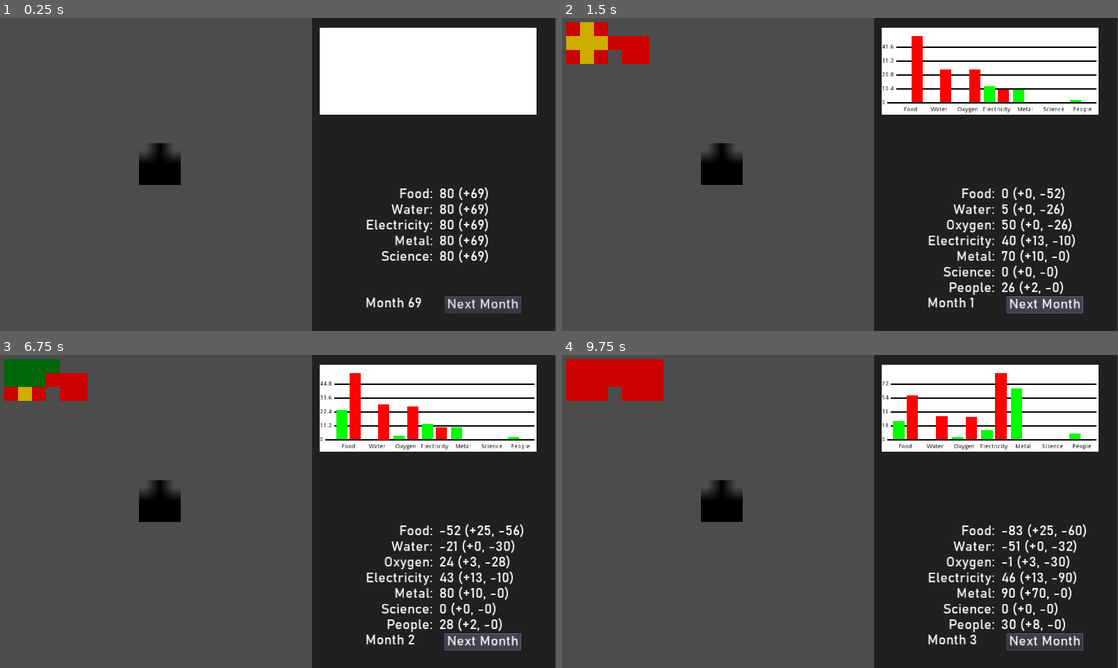
Above: before the commit, frames 1-4 (two rows, left to right).
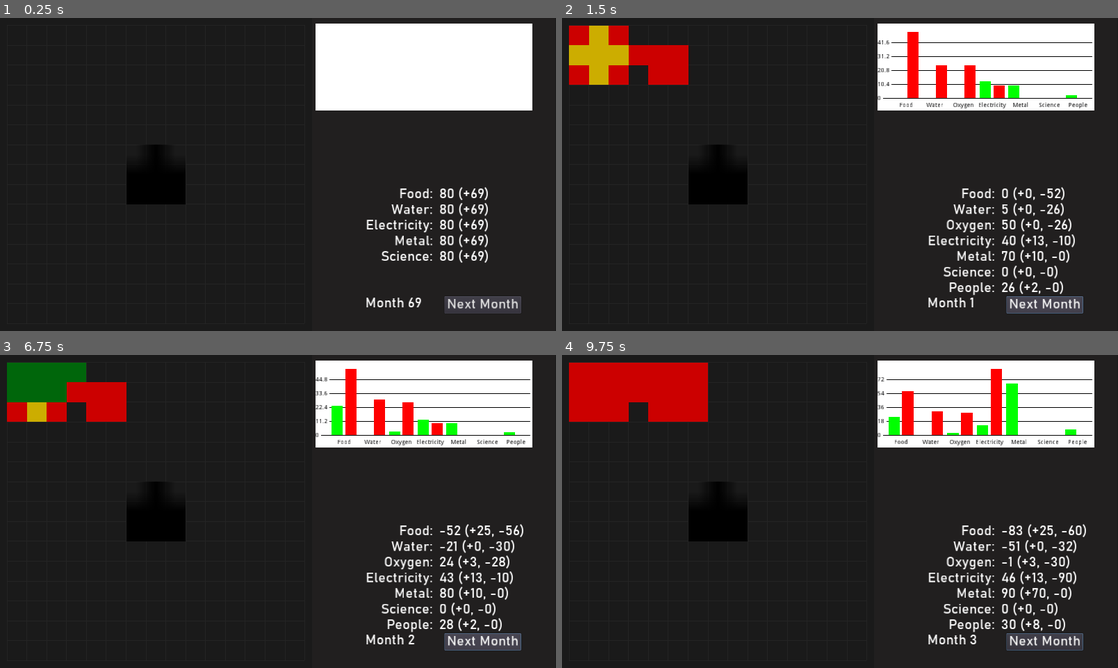
Above: after the commit, the same moments.

Repository: sirknightj/CEV-1
Game: Godot game, scene res://scenes/MainGameScene.tscn
The game is run twice, just before and just after one commit, with the same random seed, the same clock (stepped at 60 frames per second) and the same inputs.
Inputs (mouse positions are in pixels of both pictures, inside the frame that each line leads up to):
- Up to frame 1 (0.25 s): no input
- Up to frame 2 (1.5 s): click "Next Month" at 0.5 s; click "Next Month" at 1.25 s
- Up to frame 3 (6.75 s): click (355, 414) at 2 s; click (361, 414) at 2.75 s; click (355, 433) at 3.5 s; click (355, 414) at 4.25 s; click (361, 414) at 5 s; click (355, 433) at 5.75 s; click "Next Month" at 6.5 s
- Up to frame 4 (9.75 s): click (917, 414) at 7.25 s; click (923, 414) at 8 s; click (917, 433) at 8.75 s; tap Enter at 9.5 s; drag from (723, 486) to (573, 367) at 9.52 s

The runs differ from the first frame. In frame 1, 57% of the frame differs, in the area x 0-100%, y 0-100%; in frame 2, 59%; in frame 3, 59%; in frame 4, 58%.

Commit message:
Changeable grid size and camera

Diff:
--- a/source/project.godot
+++ b/source/project.godot
@@ -86,4 +86,5 @@
 [rendering]
 
 quality/driver/driver_name="GLES2"
+environment/default_clear_color=Color( 0.101961, 0.101961, 0.101961, 1 )
 environment/default_environment="res://default_env.tres"
--- a/source/scenes/Building.tscn
+++ b/source/scenes/Building.tscn
@@ -3,6 +3,7 @@
 [ext_resource path="res://scripts/Building.gd" type="Script" id=1]
 
 [node name="Building" type="Node2D"]
+z_index = 5
 script = ExtResource( 1 )
 
 [node name="Shadow" type="Node2D" parent="."]
--- a/source/scenes/MainGameScene.tscn
+++ b/source/scenes/MainGameScene.tscn
@@ -1,5 +1,6 @@
-[gd_scene load_steps=6 format=2]
+[gd_scene load_steps=7 format=2]
 
+[ext_resource path="res://scripts/Grid.gd" type="Script" id=1]
 [ext_resource path="res://scenes/Sidebar.tscn" type="PackedScene" id=2]
 [ext_resource path="res://scenes/buildings/CityCenter.tscn" type="PackedScene" id=3]
 [ext_resource path="res://scripts/MainGameScene.gd" type="Script" id=4]
@@ -7,22 +8,28 @@
 [ext_resource path="res://scripts/Graph.gd" type="Script" id=6]
 
 [node name="MainGameScene" type="Node2D"]
-position = Vector2( 10, 10 )
 script = ExtResource( 4 )
 
-[node name="Sidebar" parent="." instance=ExtResource( 2 )]
-margin_left = 708.0
-margin_top = -10.0
-margin_right = 708.0
-margin_bottom = -10.0
-
 [node name="CityCenter" parent="." instance=ExtResource( 3 )]
-position = Vector2( 310, 278 )
 building_effects = {
 }
 building_cost = {
 }
 
-[node name="Graph" parent="." instance=ExtResource( 5 )]
-position = Vector2( 726, 12 )
+[node name="UILayer" type="CanvasLayer" parent="."]
+layer = 2
+
+[node name="Sidebar" parent="UILayer" instance=ExtResource( 2 )]
+show_behind_parent = true
+margin_left = 718.0
+mouse_filter = 2
+
+[node name="Graph" parent="UILayer/Sidebar" instance=ExtResource( 5 )]
+position = Vector2( 8, 12 )
 script = ExtResource( 6 )
+
+[node name="Grid" type="Node2D" parent="."]
+script = ExtResource( 1 )
+
+[node name="Camera" type="Camera2D" parent="Grid"]
+current = true
--- a/source/scenes/buildings/CityCenter.tscn
+++ b/source/scenes/buildings/CityCenter.tscn
@@ -8,4 +8,8 @@
 script = ExtResource( 1 )
 locked = true
 shape = [ [ false, true, false ], [ true, true, true ], [ true, true, true ] ]
+building_effects = {
+}
+building_cost = {
+}
 texture = ExtResource( 3 )
--- a/source/scripts/Building.gd
+++ b/source/scripts/Building.gd
@@ -167,6 +167,11 @@
 	if (_mouse_state == MouseState.HOVER):
 		_mouse_state = MouseState.NONE
 
+func set_next_pos(pos : Vector2):
+	_global_pos_next = pos
+	global_position = pos
+	_shadow.global_position = pos
+
 """
 	Rotate around a given point, such that the relative point on the building
 	is at the same global position before and after the rotation
@@ -214,9 +219,10 @@
 	_ghost.global_position = snapped(global_position)
 
 func _is_in_grid_range() -> bool:
-	for child in get_children():
-		var _position : Vector2 = snapped(child.global_position) / _size
-		if _position.x < 0 or _position.x > GameStats.grid_size or _position.y < 0 or _position.y > GameStats.grid_size:
+	for child in _ghost.get_children():
+		var _position : Vector2 = child.global_position / _size
+		var edge = GameStats.grid_size / 2 + 0.1
+		if _position.x < -edge or _position.x > edge + 1 or _position.y < -edge or _position.y > edge + 1:
 			return false
 	return true
 
--- a/source/scripts/CityCenter.gd
+++ b/source/scripts/CityCenter.gd
@@ -2,8 +2,13 @@
 
 var game : Game
 
+func center():
+	var middle = -1.5 * GameData.SQUARE_SIZE
+	.set_next_pos(.snapped(Vector2(middle, middle)))
+
 func _ready():
 	game = get_parent()
+	center()
 
 func _people():
 	return GameStats.resources.get_reserve(GameData.ResourceType.PEOPLE)
--- /dev/null
+++ b/source/scripts/Grid.gd
@@ -0,0 +1,36 @@
+extends Node2D
+
+var LINE_COLOR : Color = Color("#242424")
+const LINE_WIDTH : float = 2.0
+
+onready var _screen_size = get_viewport().get_visible_rect().size
+onready var sidebar = $"../UILayer/Sidebar"
+
+func _ready():
+	_set_camera(GameStats.grid_size)
+
+func set_grid_size(size : int):
+	GameStats.grid_size = size
+	update()
+	_set_camera(GameStats.grid_size)
+
+func _set_camera(grid_size : float):
+	var size : float = float(grid_size * GameData.SQUARE_SIZE)
+	var factor : float = (size / _screen_size.y) * 1.05
+	$Camera.zoom = Vector2(factor, factor)
+	$Camera.position = Vector2((sidebar.rect_size.x / 2) * factor + GameData.SQUARE_SIZE / 2, GameData.SQUARE_SIZE / 2)
+
+# Centered at (0, 0)
+func _draw():
+	var mid = GameStats.grid_size / 2
+	var points : PoolVector2Array = PoolVector2Array()
+	for x in range(-mid, mid + 2):
+		for y in range(-mid, mid + 2):
+			print(x, " ", y)
+			# Horizontal line
+			points.append(Vector2(GameData.SQUARE_SIZE * -mid, y * GameData.SQUARE_SIZE))
+			points.append(Vector2(GameData.SQUARE_SIZE * (mid + 1), y * GameData.SQUARE_SIZE))
+			# Vertical line
+			points.append(Vector2(x * GameData.SQUARE_SIZE, -mid * GameData.SQUARE_SIZE))
+			points.append(Vector2(x * GameData.SQUARE_SIZE, (mid + 1) * GameData.SQUARE_SIZE))
+	draw_multiline(points, LINE_COLOR, LINE_WIDTH)
--- a/source/scripts/MainGameScene.gd
+++ b/source/scripts/MainGameScene.gd
@@ -32,8 +32,8 @@
 
 # Called when the node enters the scene tree for the first time.
 func _ready():
-	sidebar = get_node("Sidebar")
-	graph = get_node("Graph")
+	sidebar = get_node("UILayer/Sidebar")
+	graph = get_node("UILayer/Sidebar/Graph")
 	get_tree().connect("node_added", self, "_on_SceneTree_node_added")
 
 """
@@ -93,7 +93,7 @@
 	building.building_id = key
 	building.texture = GameData.BUILDING_TO_TEXTURE[key]
 	add_child(building)
-	building.set_position(building.snapped(Vector2(_x, _y)))
+	building.set_next_pos(building.snapped(Vector2(_x, _y)))
 
 func update_resources() -> void:
 	GameStats.resources.reset_income_expense()
--- a/source/scripts/Sidebar.gd
+++ b/source/scripts/Sidebar.gd
@@ -1,5 +1,7 @@
 extends Control
 class_name SidebarX
+
+onready var grid : Node2D = $"../../Grid"
 
 var game : Game # The node representing the game
 var Turn_Count_Text # The node holding the turn count text
@@ -10,7 +12,7 @@
 
 # Called when the node enters the scene tree for the first time.
 func _ready():
-	game = get_parent()
+	game = get_parent().get_parent()
 	Turn_Count_Text = get_node("TurnCount")
 	Resource_Label_Text = get_node("ResourceLabel")
 	Resource_Amount_Text = get_node("ResourceCounts")
@@ -22,7 +24,9 @@
 func _on_NextTurnButton_pressed() -> void:
 	update_turn_display()
 	game.on_next_turn()
-	game.place_building(0, 0)
+	game.place_building(-GameStats.grid_size / 2 * GameData.SQUARE_SIZE, -GameStats.grid_size / 2 * GameData.SQUARE_SIZE)
+	if game.turn % 5 == 0:
+		grid.set_grid_size(GameStats.grid_size + 6)
 
 """
 	Updates the text displaying the turn count
